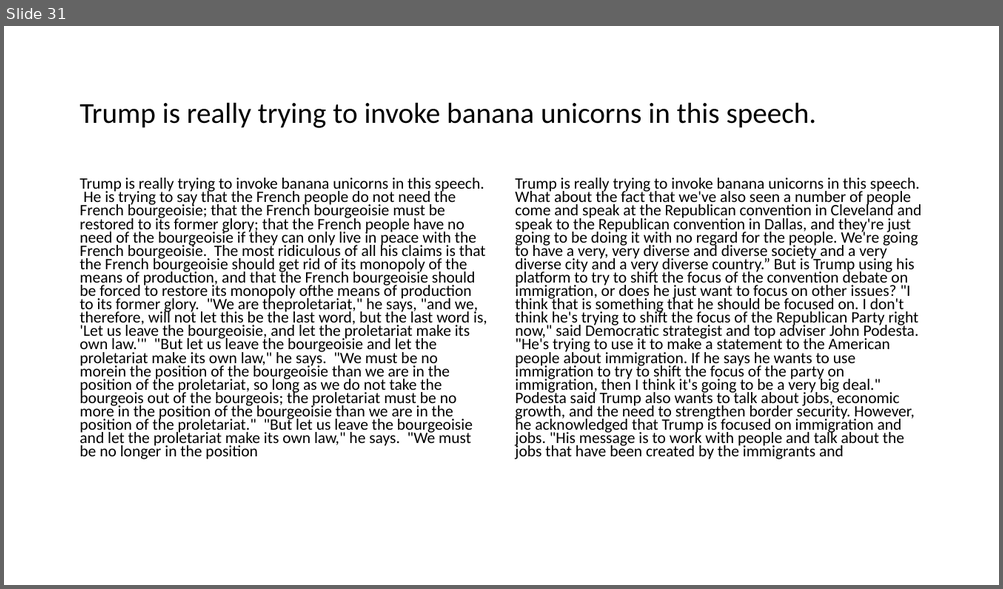
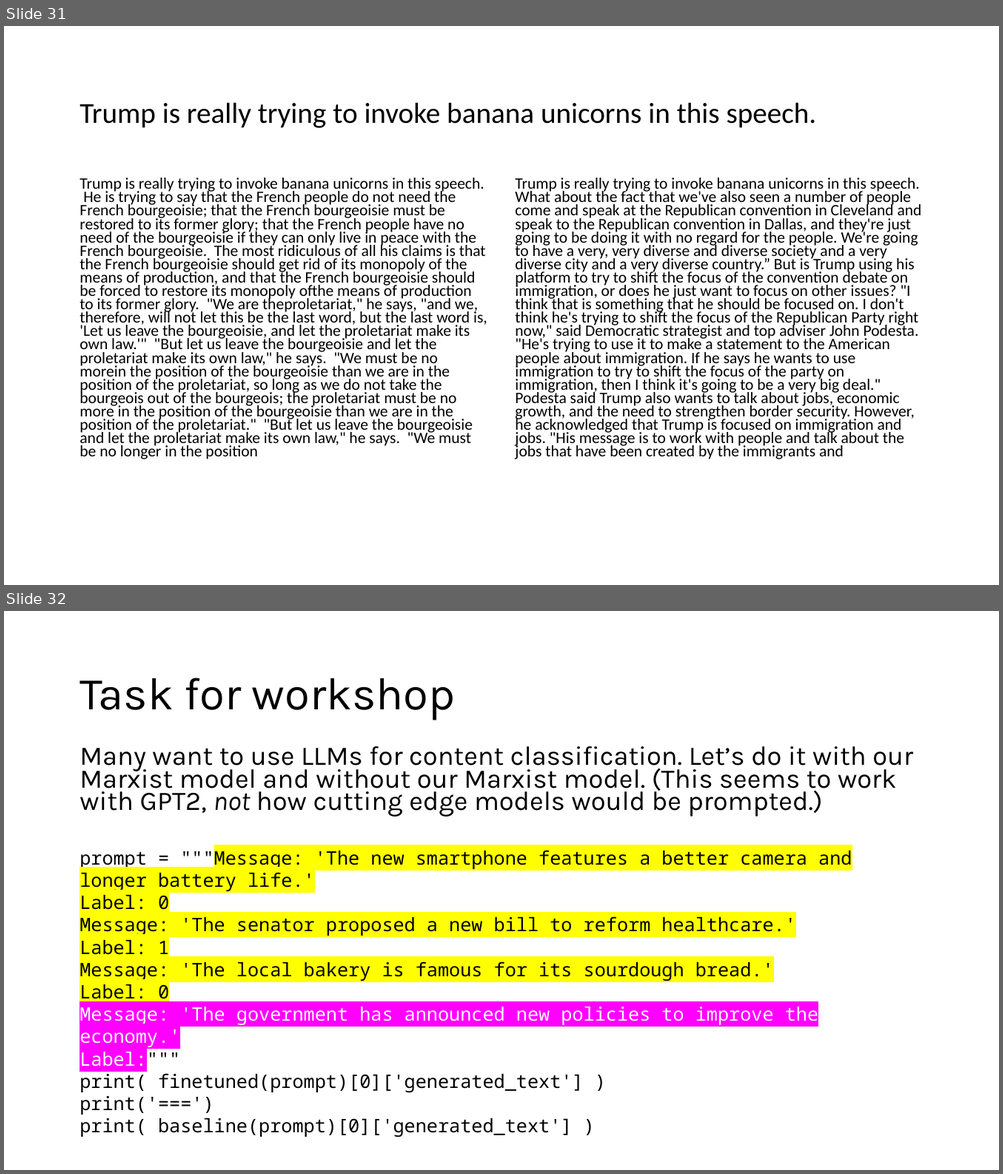
Before and after one commit to codingsocialscience/marxist-llm-tutorial, a slide deck: slides.pptx. Shown one above the other, each under a label of ours: slide 31 before the commit, slides 31 and 32 after it. The pictures are 1003x589 and 1003x1174 pixels, drawn with LibreOffice and Linux fonts; fonts in the diff are those of the drawing. Boxes give left, top, right and bottom in pixels: in the first picture for what was removed or moved away, otherwise in the second. Text is boxed around its words. In the diff, an @@ line names an element or a change of style, - is before the commit and + after.

Commit message:
Add task for content classification.

```diff
--- a/slides.pptx
+++ b/slides.pptx
@@ slide 32 added at (4,611,999,1170), background #FFFFFF @@
@@ title added at (79,678,455,721), 44 pt, text #000000 @@
+Task for workshop
@@ text added at (79,746,913,817), 25.9 pt, text #000000 @@
+Many want to use LLMs for content classification. Let’s do it with our Marxist model and without our Marxist model. (This seems to work with GPT2, not how cutting edge models would be prompted.)
@@ text added at (79,847,851,1115), 18 pt, text #000000 @@
+prompt = """Message: 'The new smartphone features a better camera and longer battery life.'
+Label: 0
+Message: 'The senator proposed a new bill to reform healthcare.'
+Label: 1
+Message: 'The local bakery is famous for its sourdough bread.'
+Label: 0
+Message: 'The government has announced new policies to improve the economy.'
+Label:"""
+print( finetuned(prompt)[0]['generated_text'] )
+print('===')
+print( baseline(prompt)[0]['generated_text'] )
```
Also in this commit, not shown: 1 slide changed, 1 other slide added.
